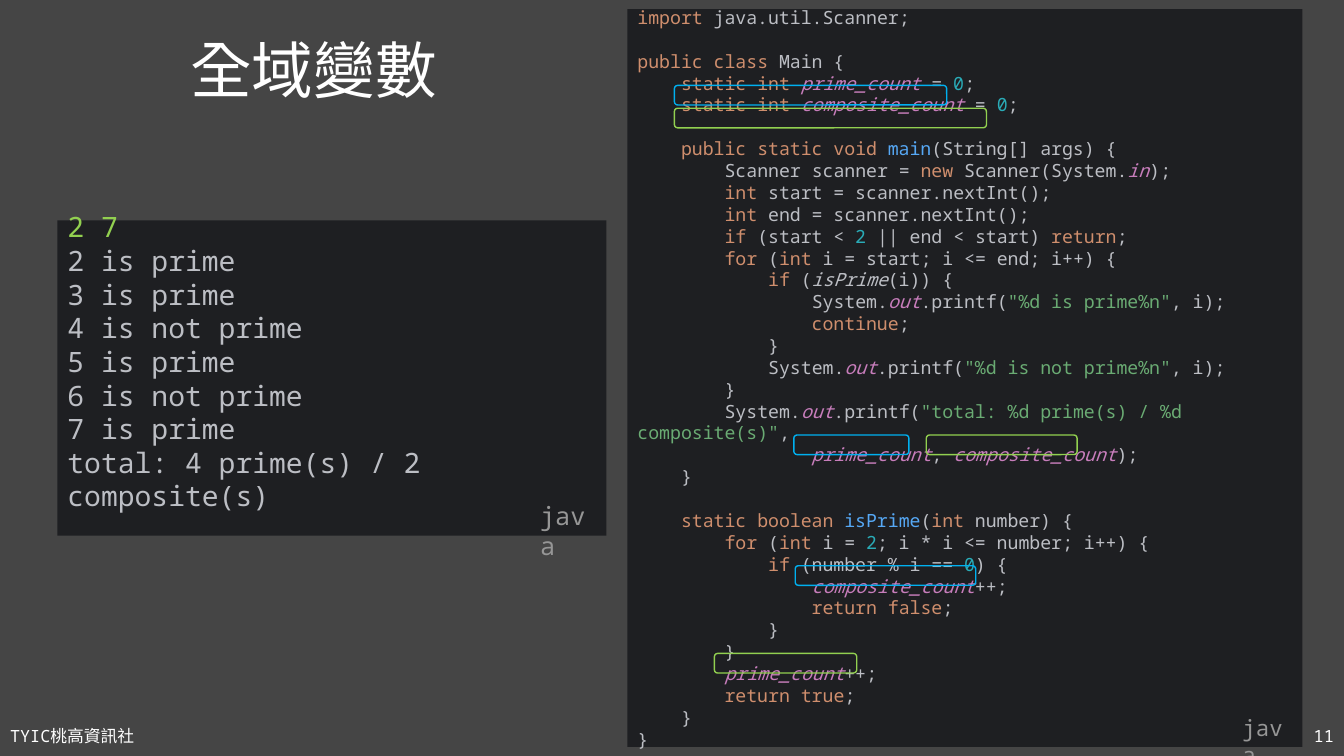
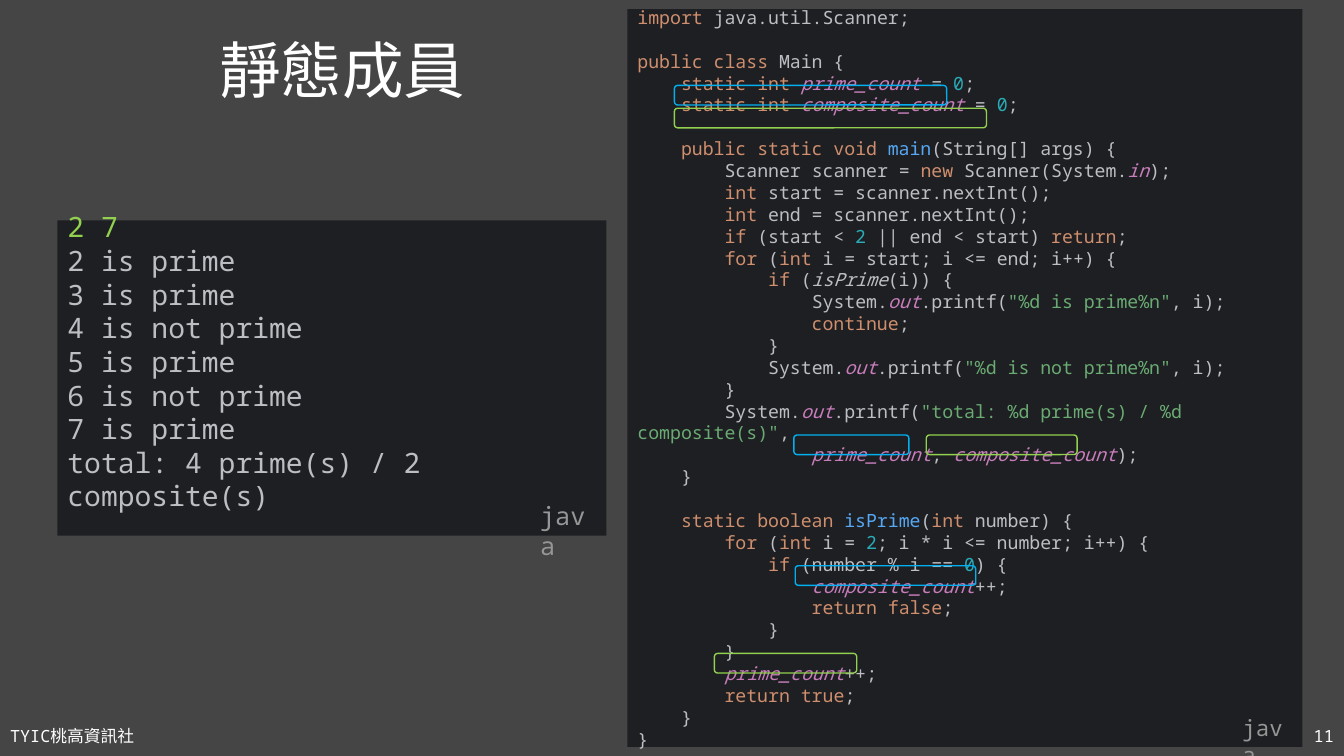
Before and after one commit to TYSHIC/slides, a slide deck: slide 11 of powerpoint/07_方法和全域變數.pptx. Drawn at 1344x756 pixels with LibreOffice and Linux fonts; fonts in the diff are those of the drawing. Boxes give left, top, right and bottom in pixels: in the first picture for what was removed or moved away, otherwise in the second. Text is boxed around its words. In the diff, an @@ line names an element or a change of style, - is before the commit and + after.

```diff
--- a/powerpoint/07_方法和全域變數.pptx
+++ b/powerpoint/07_方法和全域變數.pptx
@@ title at <box>219,41,465,98</box>: text changed @@
-全域變數
+靜態成員
```
Also in this commit, not shown: 2 other slides changed, 3 other files.
